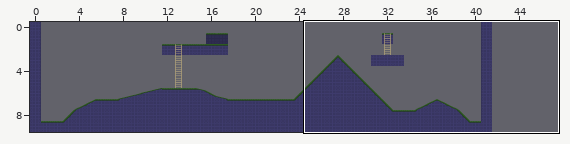
Tiled map -- assets/sprites/maps/test1.tmx. The picture above shows the old version from afar; the outline marks the close-up.
Close-up. Before the edit:
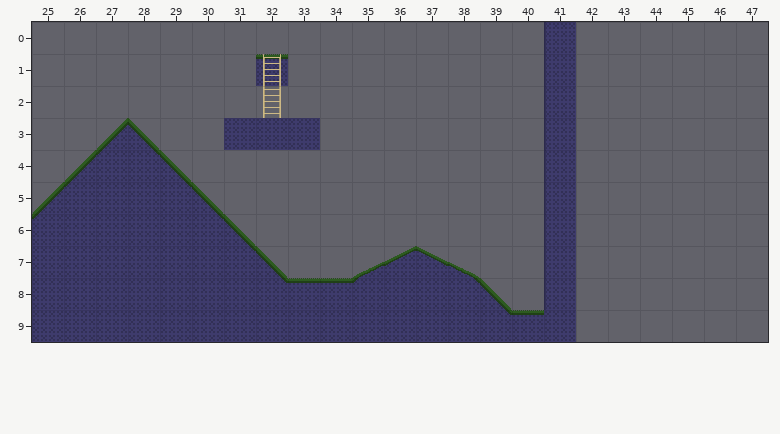
Cells are 32x32 px. Shown: x 25..47, y 0..9. The old version is drawn lined up with the new one.
Once edited:
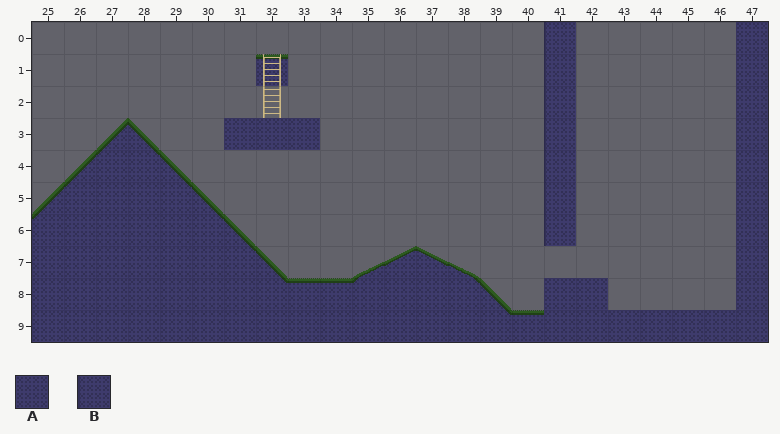
Key: from "patterns": A 0 "tile1", B 2 "tile3".
_ is an empty cell.
Tiles replaced or removed in this view: B.
From old to new:
Changed rows in their new state; . is an unchanged cell.
map size 42x10 -> 48x10 cells
Layer "Capa de Patrones 1":
first column x 41:
 0 ......A
 1 ......A
 2 ......A
 3 ......A
 4 ......A
 5 ......A
 6 ......A
 7 _.....A
 8 AA....A
 9 .AAAAAA
Where, in picture pixels (left, top, right, bottom), the same in both close-ups:
changed: (544, 22, 768, 342)
